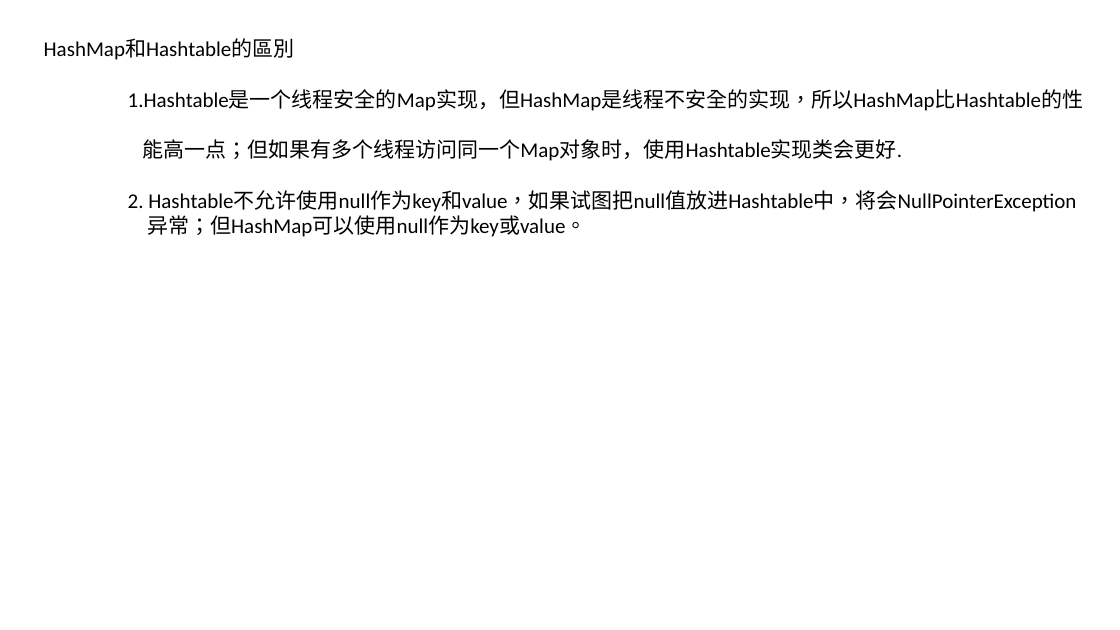
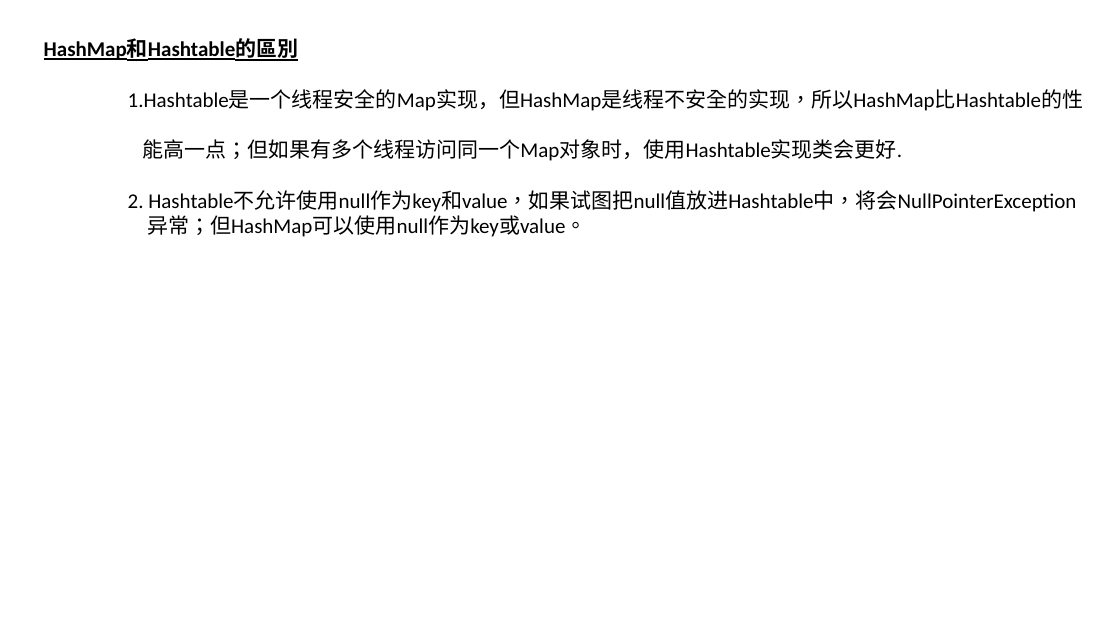
Before and after one commit to luchaojun/ChaojunStudy, a slide deck: slide 2 of JavaStudy/JavaStudyNote/Collection-Map/Java_Map.pptx. Drawn at 1120x630 pixels with LibreOffice and Linux fonts; fonts in the diff are those of the drawing. Boxes give left, top, right and bottom in pixels: in the first picture for what was removed or moved away, otherwise in the second. Text is boxed around its words. In the diff, an @@ line names an element or a change of style, - is before the commit and + after.

```diff
--- a/JavaStudy/JavaStudyNote/Collection-Map/Java_Map.pptx
+++ b/JavaStudy/JavaStudyNote/Collection-Map/Java_Map.pptx
@@ text at (44,39,299,61): bold on, underline on in "HashMap和Hashtable的區別" @@
```
Also in this commit, not shown: 1 slide added.
